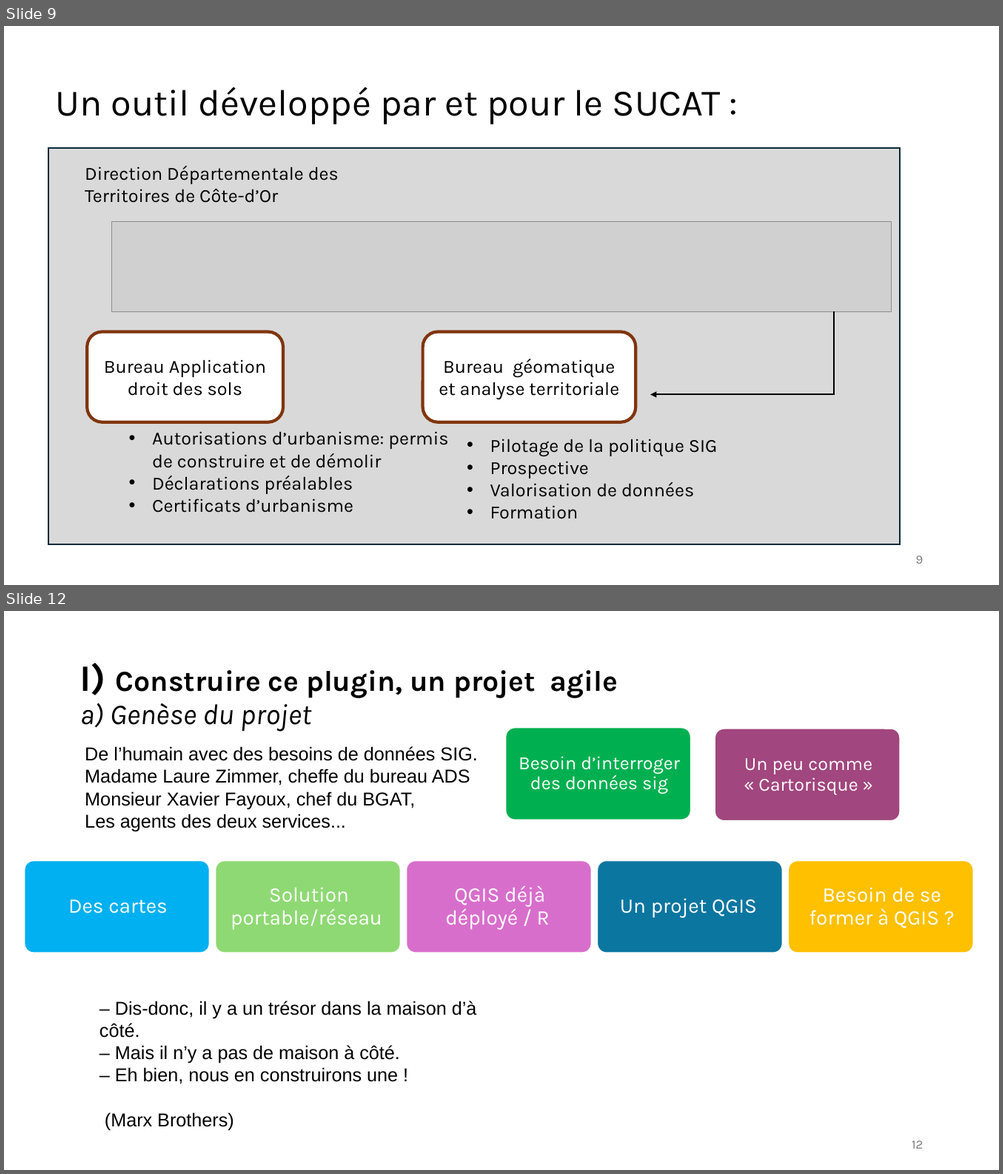
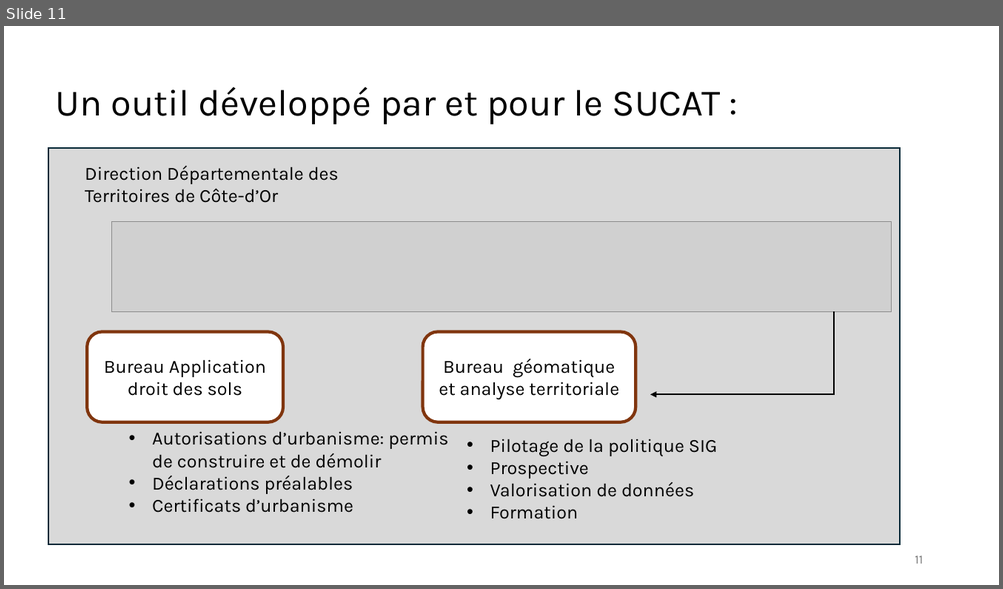
Before and after one commit to tomflyjc/Instruction_ADS, a slide deck: plugin_Instruction_ADS.odp. Shown one above the other, each under a label of ours: slides 9 and 12 before the commit, slide 11 after it; the slides between them are not shown. The pictures are 1003x1174 and 1003x589 pixels, drawn with LibreOffice and Linux fonts; fonts in the diff are those of the drawing; grey boxes stand for pictures. Boxes give left, top, right and bottom in pixels: in the first picture for what was removed or moved away, otherwise in the second. Text is boxed around its words. In the diff, an @@ line names an element or a change of style, - is before the commit and + after.

```diff
--- a/plugin_Instruction_ADS.odp
+++ b/plugin_Instruction_ADS.odp
@@ slide 12 removed at bbox=[4, 611, 999, 1170], background #FFFFFF @@
@@ title removed at bbox=[79, 663, 617, 732] @@
-I) Construire ce plugin, un projet agile
-a) Genèse du projet
@@ rounded rectangle removed at bbox=[506, 727, 691, 820] @@
-Besoin d’interroger des données sig
@@ rounded rectangle removed at bbox=[714, 728, 899, 820] @@
-Un peu comme « Cartorisque »
@@ text removed at bbox=[85, 746, 477, 832] @@
-De l’humain avec des besoins de données SIG.
-Madame Laure Zimmer, cheffe du bureau ADS
-Monsieur Xavier Fayoux, chef du BGAT,
-Les agents des deux services...
@@ rounded rectangle removed at bbox=[24, 861, 209, 954] @@
-Des cartes
@@ rounded rectangle removed at bbox=[215, 861, 400, 954] @@
-Solution portable/réseau
@@ rounded rectangle removed at bbox=[406, 861, 591, 954] @@
-QGIS déjà déployé / R
@@ rounded rectangle removed at bbox=[597, 861, 782, 954] @@
-Un projet QGIS
@@ rounded rectangle removed at bbox=[788, 861, 973, 954] @@
-Besoin de se former à QGIS ?
@@ text removed at bbox=[99, 1001, 477, 1130] @@
-– Dis-donc, il y a un trésor dans la maison d’à côté.
-– Mais il n’y a pas de maison à côté.
-– Eh bien, nous en construirons une !
-(Marx Brothers)
@@ page number removed at bbox=[911, 1141, 922, 1149] @@
-12
@@ what was slide 9 is now slide 11 @@
@@ page number at bbox=[914, 556, 922, 564]: text changed @@
-9
+11
```
Also in this commit, not shown: 16 slides changed, 8 slides added, 5 other slides removed.
